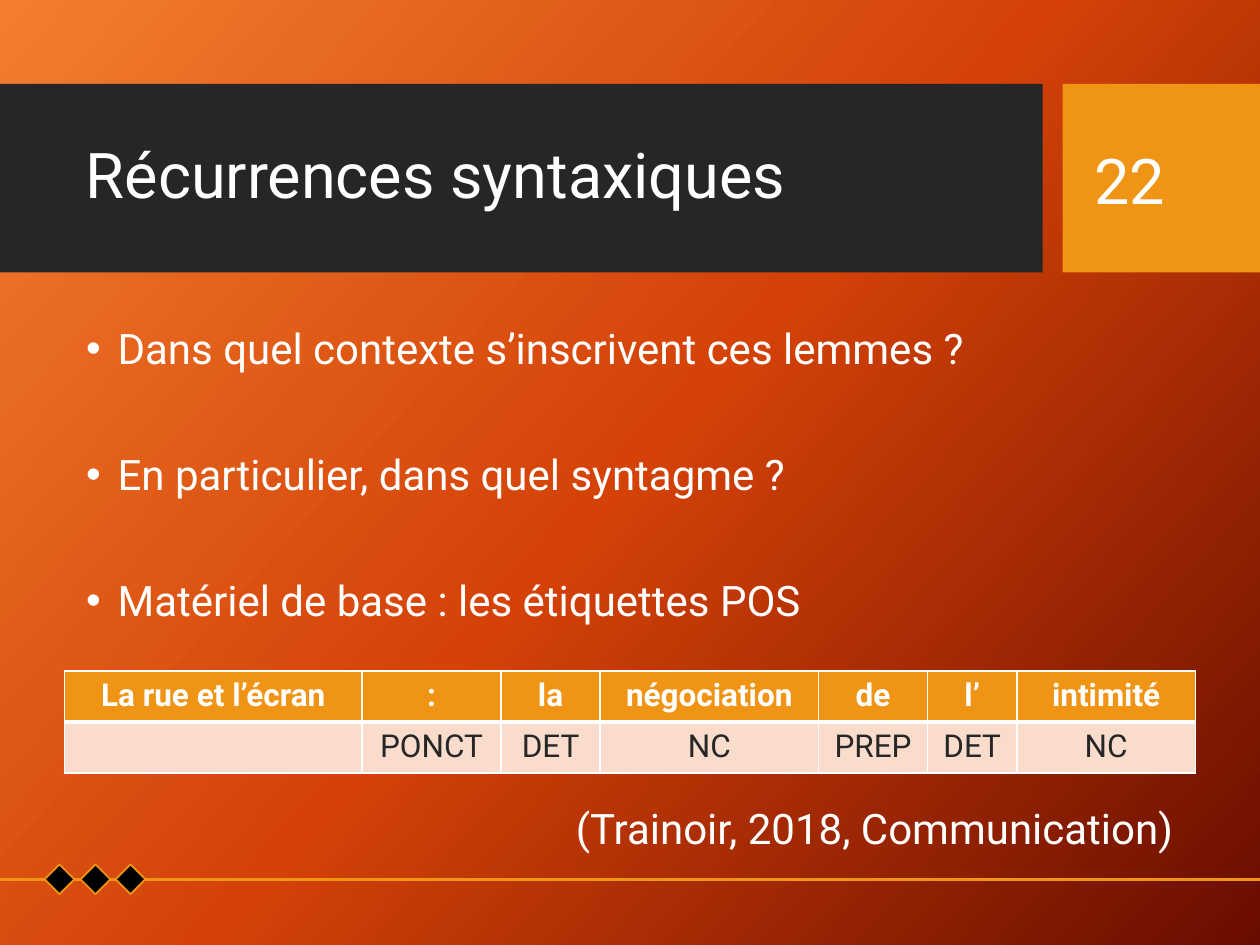
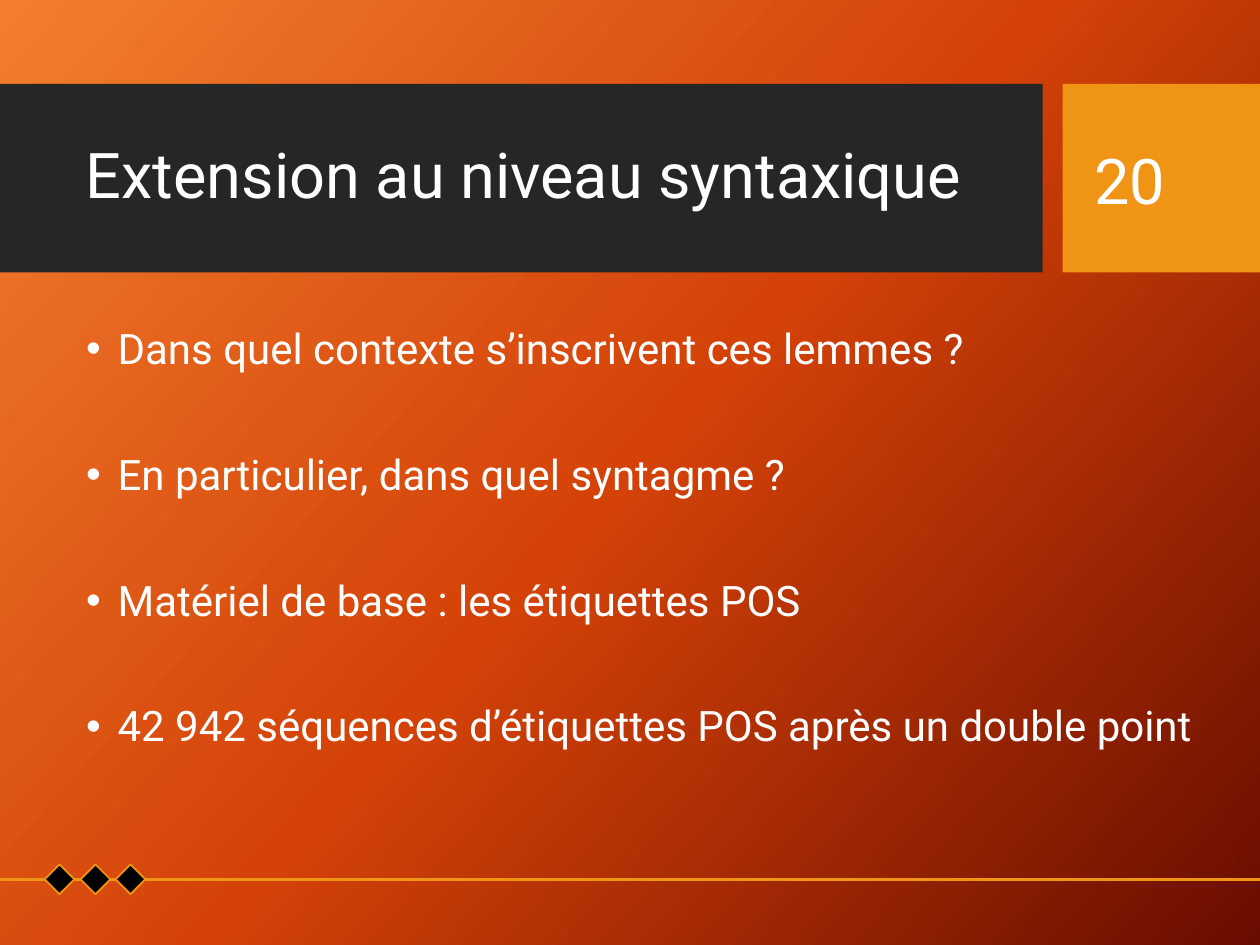
Before and after one commit to Xitog/tal, a slide deck: slide 20 of dossiers/Final - Présentation Projet de recherche.pptx (slide 22 before the commit). Drawn at 1260x945 pixels with LibreOffice and Linux fonts; fonts in the diff are those of the drawing; background and template pictures are left out. Boxes give left, top, right and bottom in pixels: in the first picture for what was removed or moved away, otherwise in the second. Text is boxed around its words. In the diff, an @@ line names an element or a change of style, - is before the commit and + after.

```diff
--- a/dossiers/Final - Présentation Projet de recherche.pptx
+++ b/dossiers/Final - Présentation Projet de recherche.pptx
@@ title at box(86, 152, 960, 212): text changed @@
-Récurrences syntaxiques
+Extension au niveau syntaxique
@@ page number at box(1094, 158, 1165, 205): text changed @@
-22
+20
@@ table removed at box(64, 670, 1196, 772), 2 rows, 7 columns @@
-La rue et l’écran | : | la | négociation | de | l’ | intimité
- | PONCT | DET | NC | PREP | DET | NC
@@ text at box(118, 709, 1192, 750): paragraph added @@
+• 42 942 séquences d’étiquettes POS après un double point
@@ text removed at box(576, 810, 1173, 854) @@
-(Trainoir, 2018, Communication)
```
Also in this commit, not shown: 17 other slides changed, 6 slides added, 2 slides removed.
